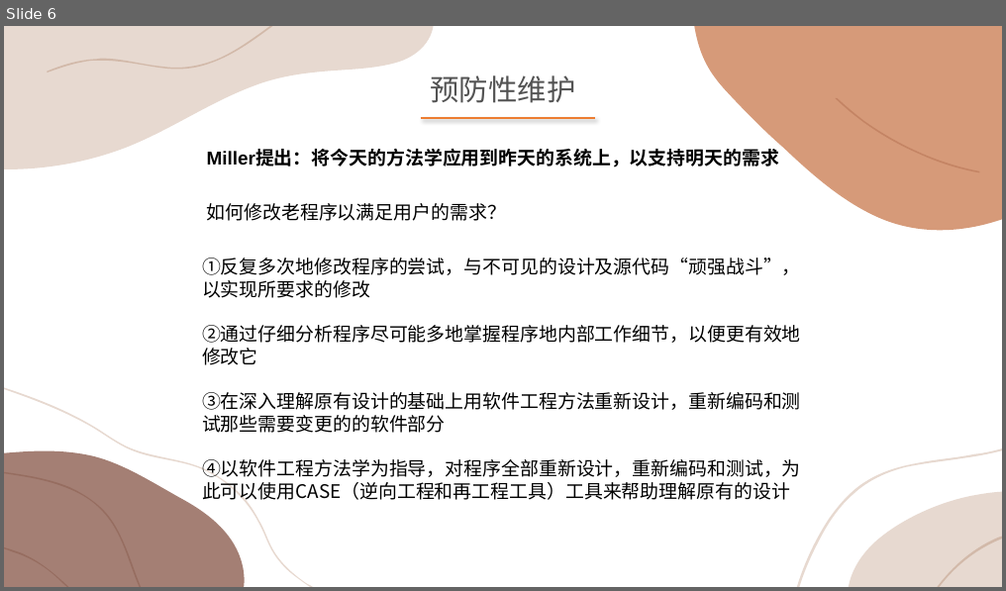
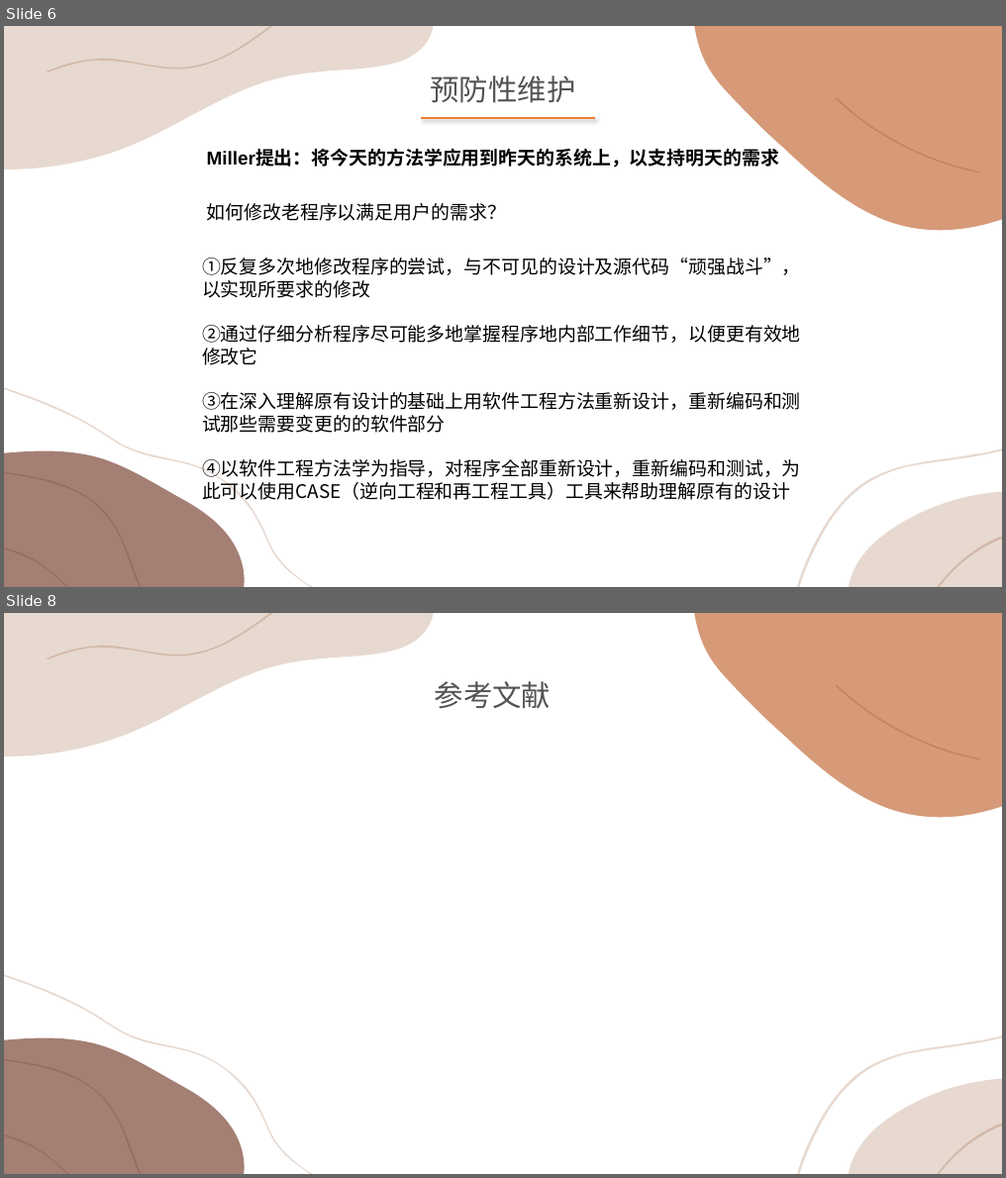
Before and after one commit to wo-ay/G10, a slide deck: 项目文档/文档与ppt/翻转2.pptx. Shown one above the other, each under a label of ours: slide 6 before the commit, slides 6 and 8 after it; the slides between them are not shown. The pictures are 1006x591 and 1006x1178 pixels, drawn with LibreOffice and Linux fonts; fonts in the diff are those of the drawing. Boxes give left, top, right and bottom in pixels: in the first picture for what was removed or moved away, otherwise in the second. Text is boxed around its words. In the diff, an @@ line names an element or a change of style, - is before the commit and + after.

```diff
--- a/项目文档/文档与ppt/翻转2.pptx
+++ b/项目文档/文档与ppt/翻转2.pptx
@@ slide 8 added at (x1=4, y1=613, x2=1002, y2=1174), background #FFFFFF; not listed: 11 template elements that a slide beside it also shows @@
@@ text added at (x1=435, y1=681, x2=550, y2=709), 28 pt, text #525252 @@
+参考文献
```
Also in this commit, not shown: 1 other slide added, 5 other files.
